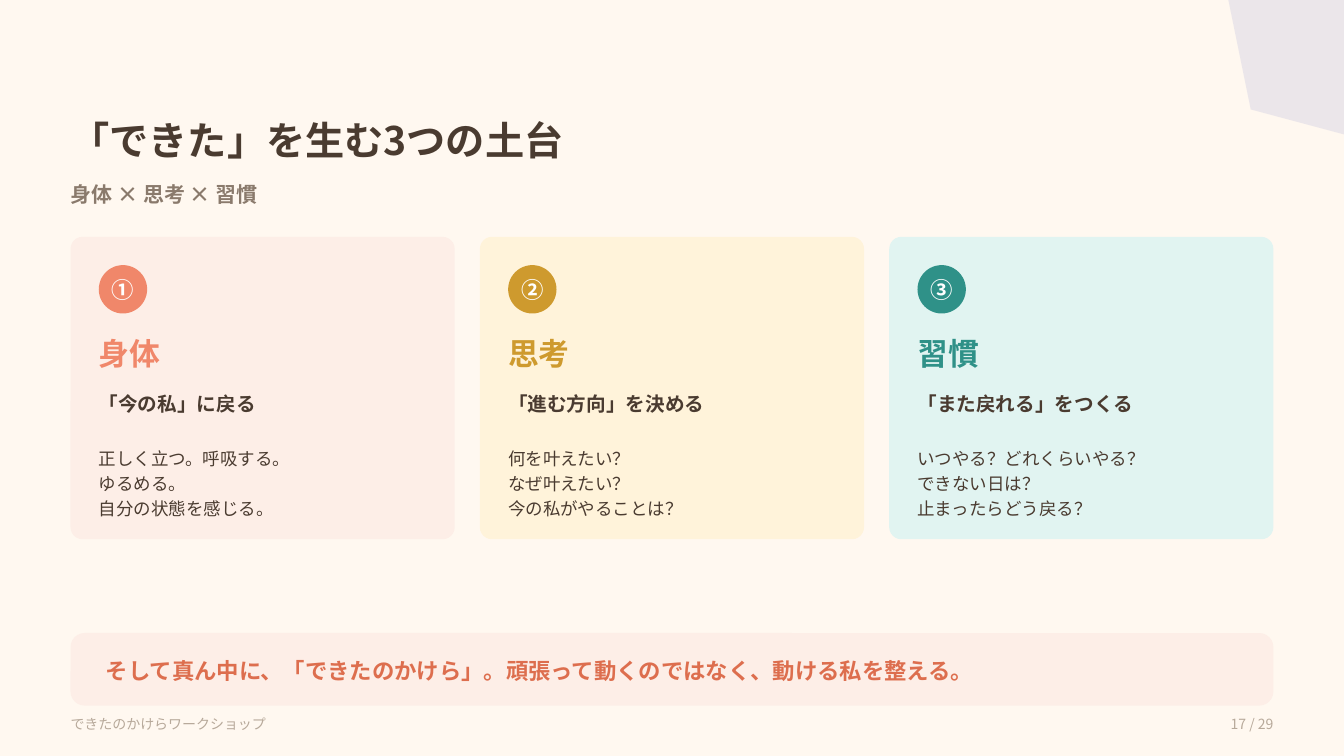
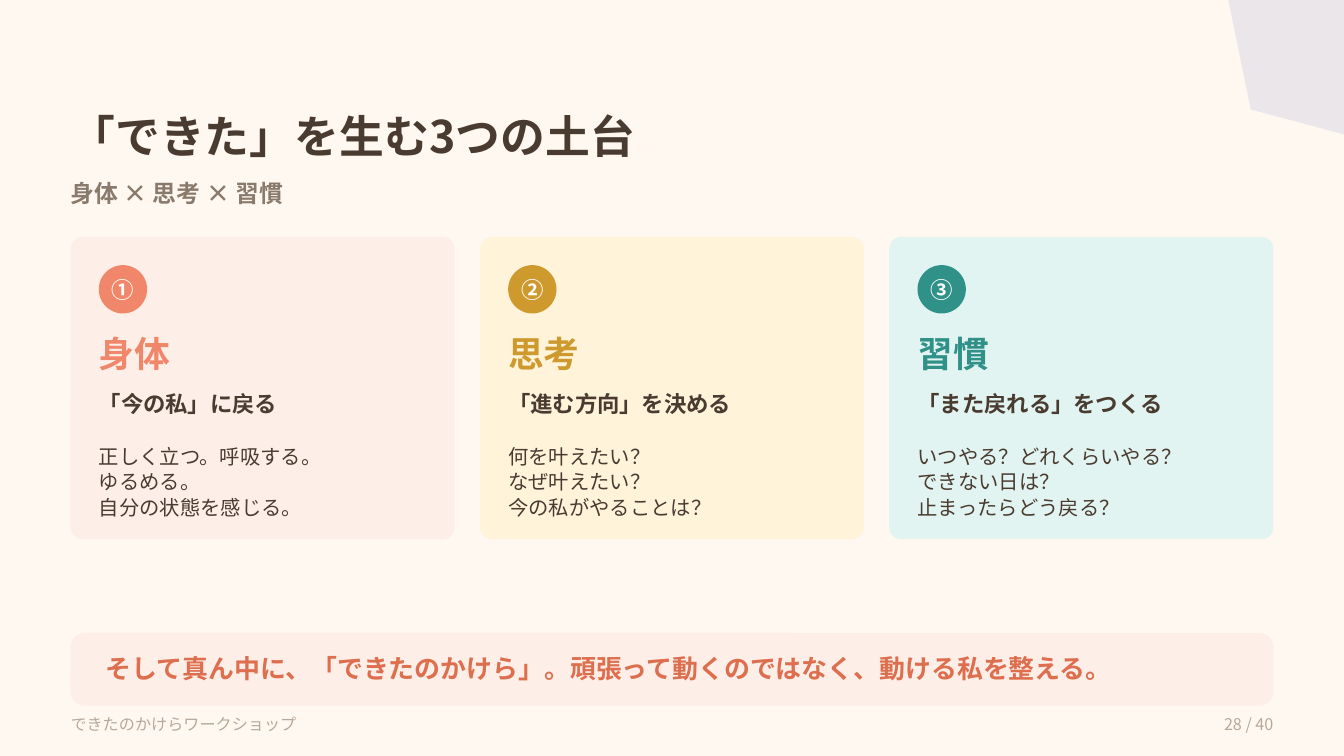
Before and after one commit to shiori0823/dekitanokakera-LM, a slide deck: slide 28 of workshop/dist/dekitanokakera-workshop.pptx (slide 17 before the commit). Drawn at 1344x756 pixels with LibreOffice and Linux fonts; fonts in the diff are those of the drawing. Boxes give left, top, right and bottom in pixels: in the first picture for what was removed or moved away, otherwise in the second. Text is boxed around its words. In the diff, an @@ line names an element or a change of style, - is before the commit and + after.

```diff
--- a/workshop/dist/dekitanokakera-workshop.pptx
+++ b/workshop/dist/dekitanokakera-workshop.pptx
@@ text "「できた」を生む3つの土台" at (71, 114, 636, 157): size 28 to 32 pt @@
@@ text "身体 × 思考 × 習慣" at (71, 182, 283, 204): size 15 to 17 pt @@
@@ size 22 to 25.5 pt in 3 elements at (99, 336, 170, 370), (508, 336, 579, 370), (917, 336, 988, 371) @@
@@ size 14 to 16 pt in 3 elements at (99, 393, 278, 414), (508, 393, 731, 414), (917, 393, 1162, 414) @@
@@ size 12.5 to 14.5 pt in 3 elements at (99, 447, 322, 517), (508, 447, 711, 517), (917, 447, 1181, 517) @@
@@ text "そして真ん中に、「できたのかけら」。頑張って動くのではなく、動ける私を整える。" at (106, 656, 1112, 681): size 16 to 18.5 pt @@
@@ text "できたのかけらワークショップ" at (71, 717, 297, 731): size 10 to 11.5 pt @@
@@ text at (1224, 718, 1273, 730): text changed; size 10 to 11.5 pt @@
-17 / 29
+28 / 40
```
Also in this commit, not shown: 28 other slides changed, 11 slides added, 3 other files.
